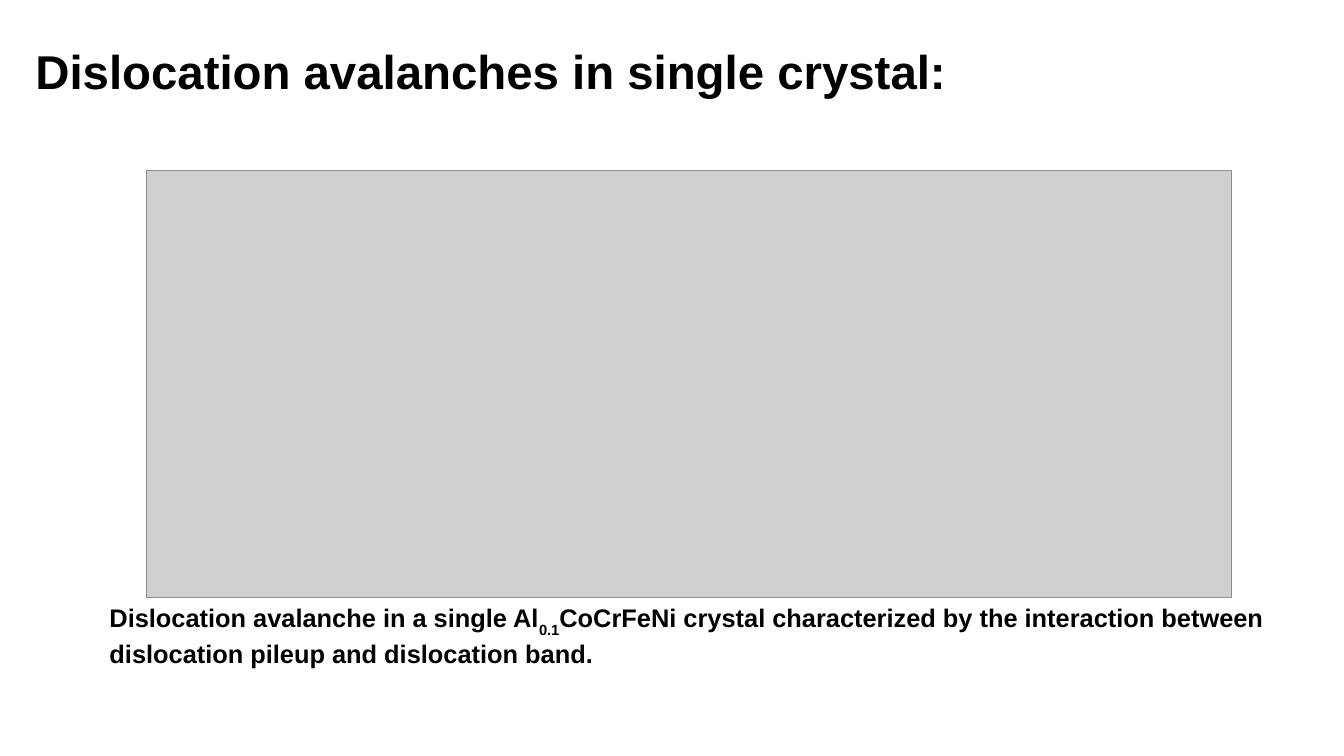
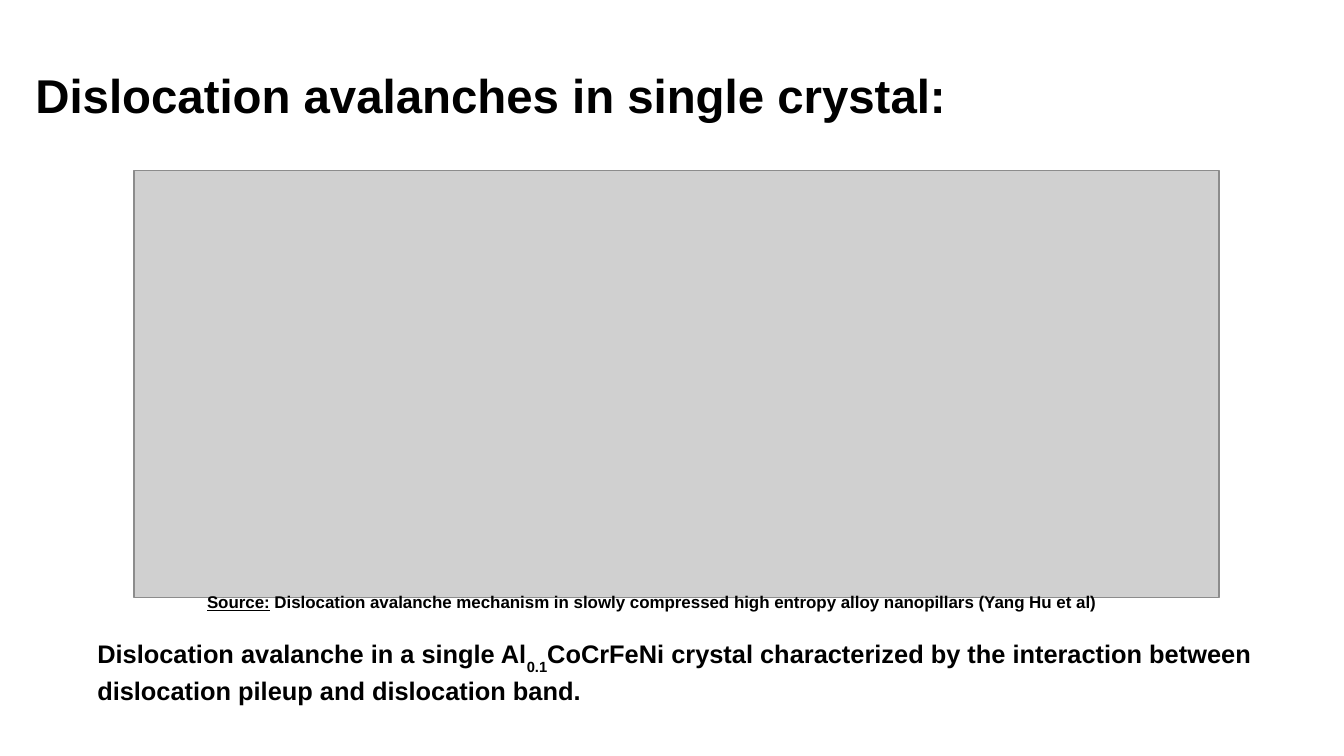
Before and after one commit to ARUN-PRAKASH-95/Journal-club, a slide deck: slide 6 of Presentation/Journalclub.odp. Drawn at 1344x756 pixels with LibreOffice and Linux fonts; fonts in the diff are those of the drawing; grey boxes stand for pictures. Boxes give left, top, right and bottom in pixels: in the first picture for what was removed or moved away, otherwise in the second. Text is boxed around its words. In the diff, an @@ line names an element or a change of style, - is before the commit and + after.

```diff
--- a/Presentation/Journalclub.odp
+++ b/Presentation/Journalclub.odp
@@ title "Dislocation avalanches in single crystal:": place and size @@
-title "Dislocation avalanches in single crystal:" at (35,54,945,98)
+title "Dislocation avalanches in single crystal:" at (35,78,945,123)
@@ picture: place and size @@
-picture at (146,171,1232,598)
+picture at (134,171,1220,598)
@@ text added at (207,595,1096,612), 10 pt, text #000000, bold @@
+Source: Dislocation avalanche mechanism in slowly compressed high entropy alloy nanopillars (Yang Hu et al)
@@ text "Dislocation avalanche in a single ...": place and size @@
-text "Dislocation avalanche in a single ..." at (109,608,1263,669)
+text "Dislocation avalanche in a single ..." at (97,644,1251,705)
```
Also in this commit, not shown: 15 other slides changed, 1 slide added, 1 other file.
